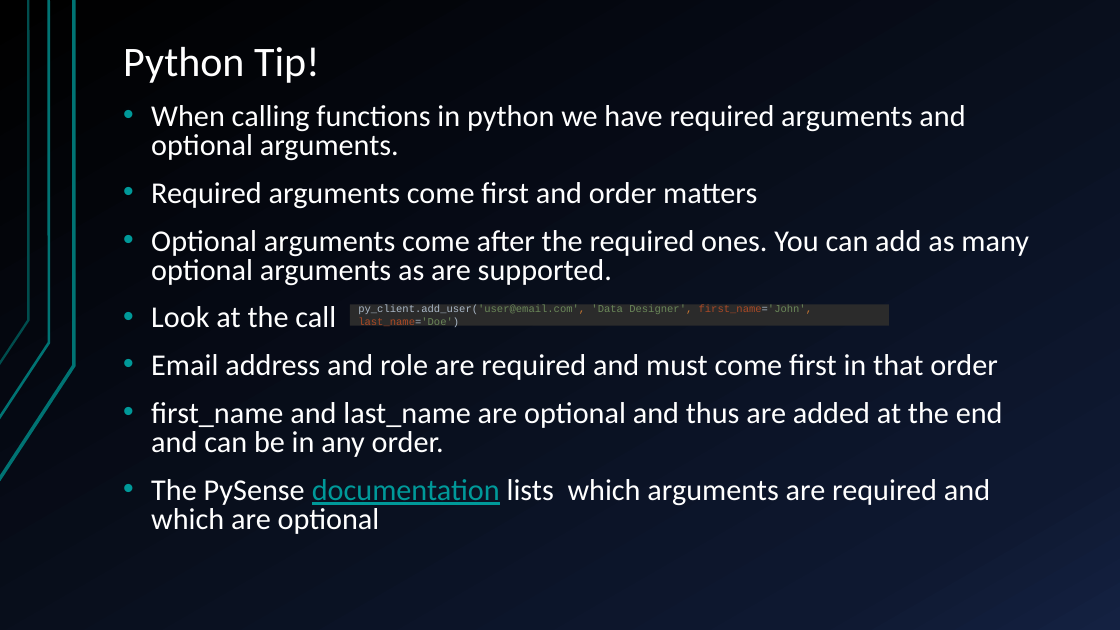
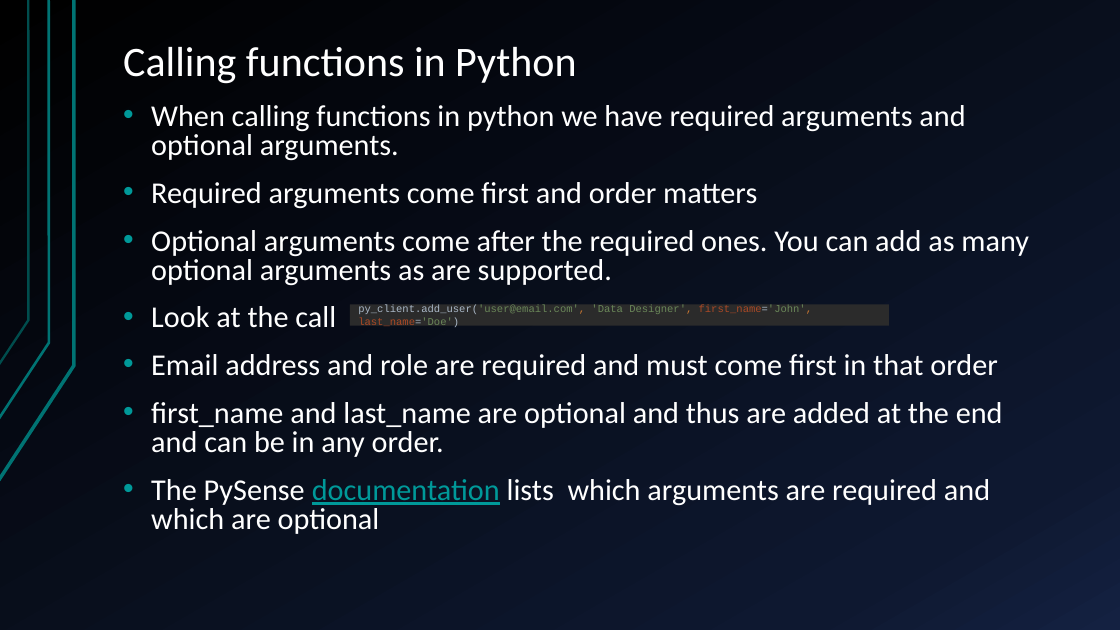
Before and after one commit to nathangiusti/PySense, a slide deck: slide 10 of PySenseTutorial.pptx (slide 11 before the commit). Drawn at 1120x630 pixels with LibreOffice and Linux fonts; fonts in the diff are those of the drawing. Boxes give left, top, right and bottom in pixels: in the first picture for what was removed or moved away, otherwise in the second. Text is boxed around its words. In the diff, an @@ line names an element or a change of style, - is before the commit and + after.

```diff
--- a/PySenseTutorial.pptx
+++ b/PySenseTutorial.pptx
@@ title at <box>123,47,576,84</box>: text changed @@
-Python Tip!
+Calling functions in Python
```
Also in this commit, not shown: 7 other slides changed, 1 slide added, 1 slide removed, 2 other files.
